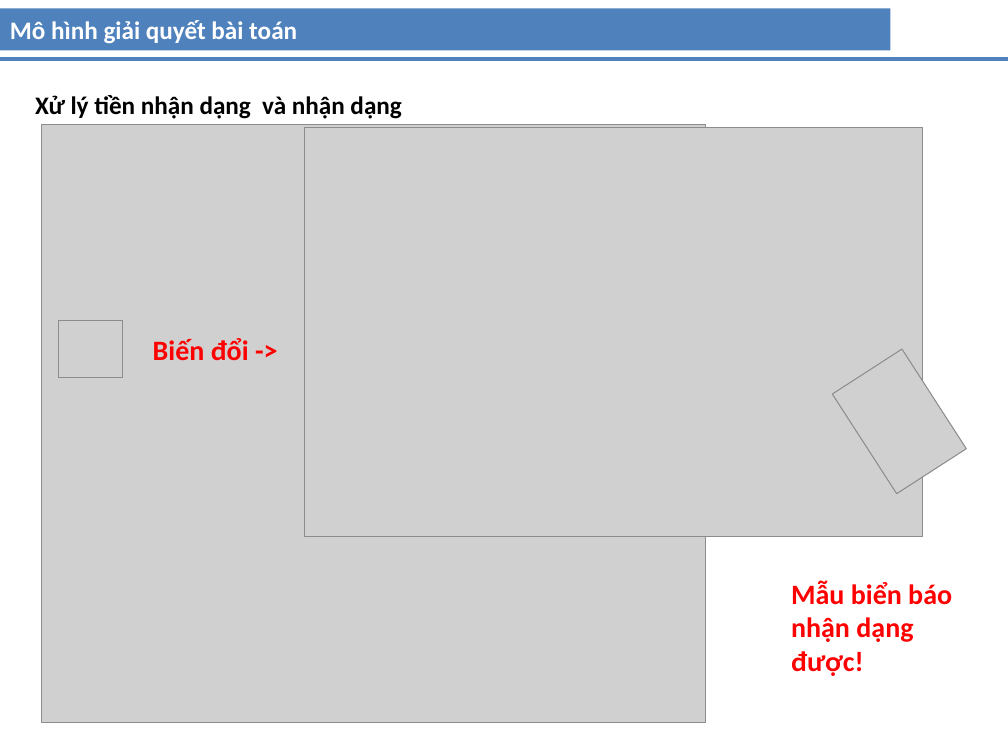
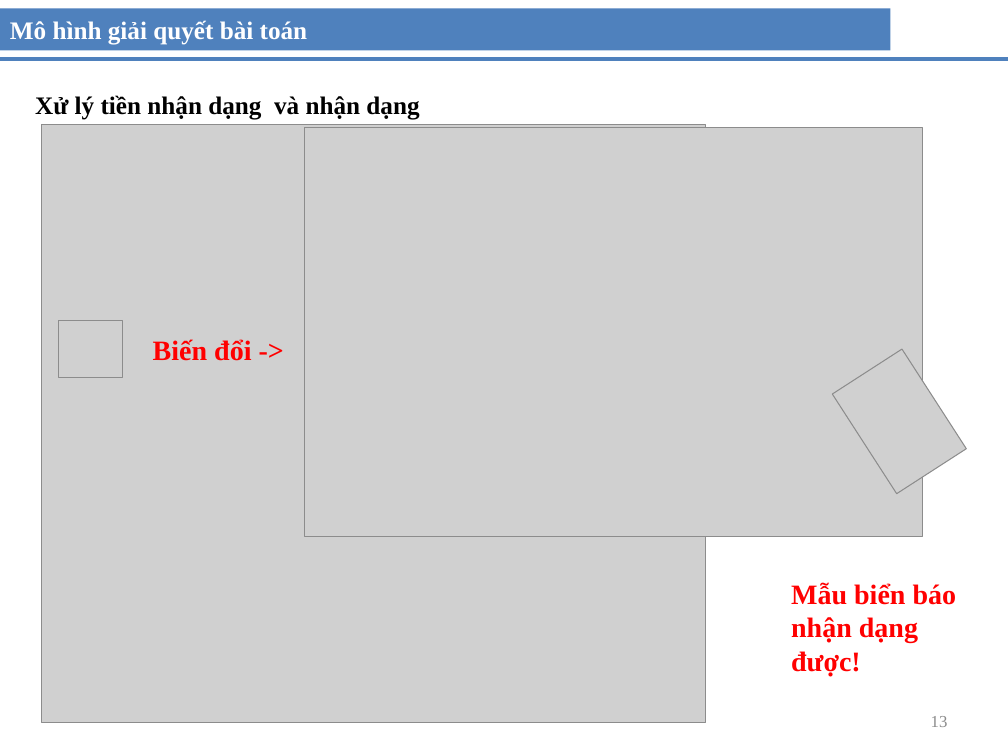
Before and after one commit to vniu/sign-traffic-recognition, a slide deck: slide 13 of doc/LuanVan.pptx (slide 12 before the commit). Drawn at 1008x756 pixels with LibreOffice and Linux fonts; fonts in the diff are those of the drawing; grey boxes stand for pictures. Boxes give left, top, right and bottom in pixels: in the first picture for what was removed or moved away, otherwise in the second. Text is boxed around its words. In the diff, an @@ line names an element or a change of style, - is before the commit and + after.

```diff
--- a/doc/LuanVan.pptx
+++ b/doc/LuanVan.pptx
@@ font Calibri to Times New Roman in 4 elements at <box>0,8,890,50</box>, <box>35,95,419,120</box>, <box>791,582,957,676</box>, <box>153,339,251,361</box> @@
@@ page number added at <box>931,716,948,727</box>, 12 pt, text #8C8C8C @@
+13
```
Also in this commit, not shown: 14 other slides changed, 4 slides added, 1 other file.
